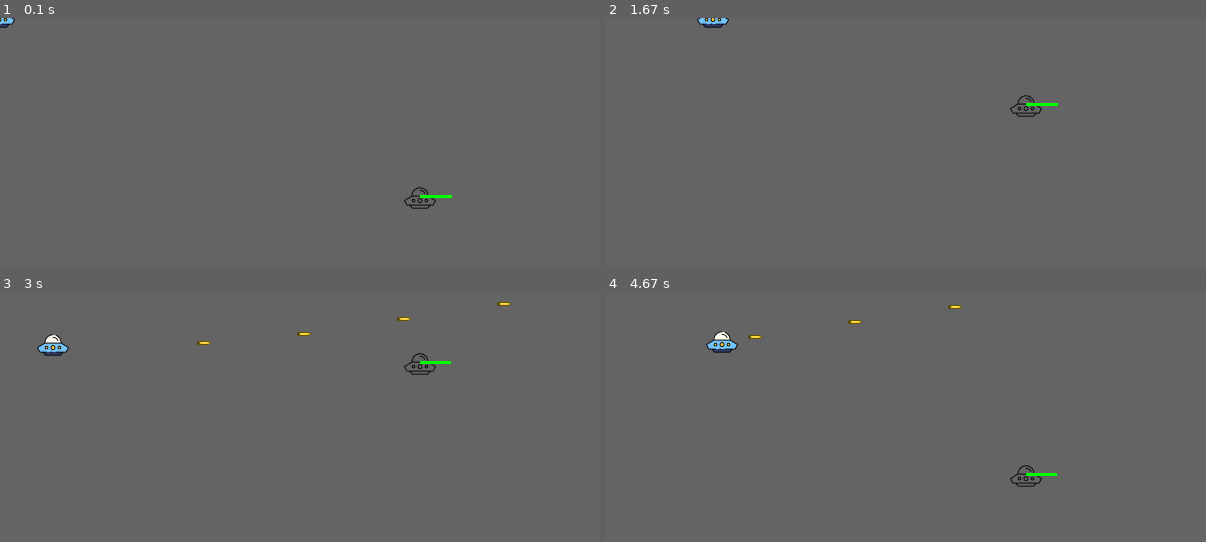
Above: before the commit, frames 1-4 (two rows, left to right).
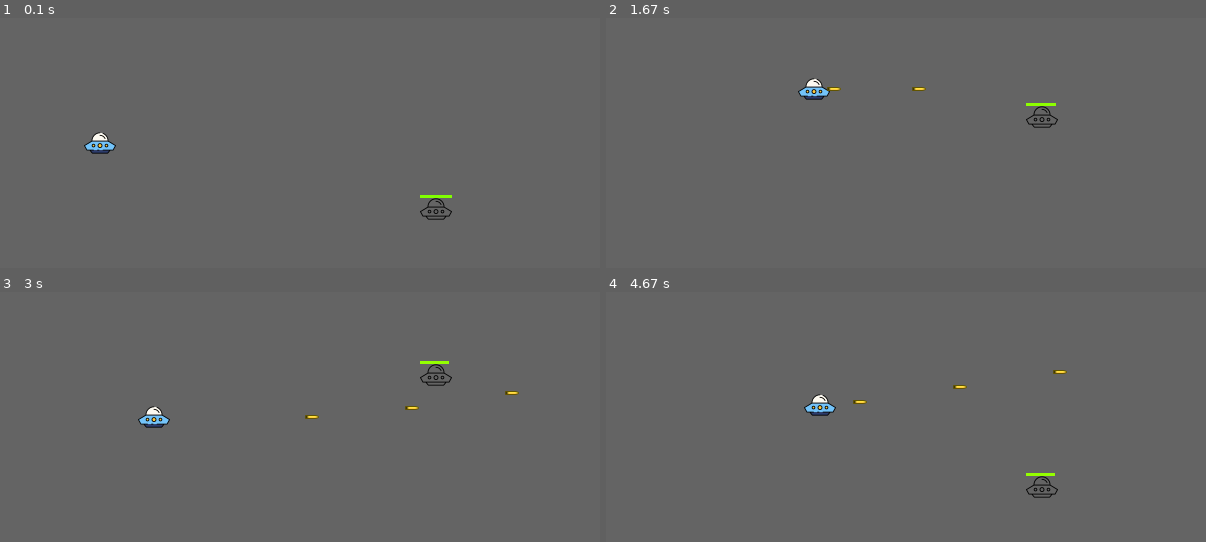
Above: after the commit, the same moments.

Repository: Harrison117/sample_pygame
Game: pygame game, started from main.py
The game is run twice, just before and just after one commit, with the same random seed, the same clock (stepped at 60 frames per second) and the same inputs.
Inputs:
- Up to frame 1 (0.1 s): no input
- Up to frame 2 (1.67 s): tap Space at 0.33, 0.73, 1.03, 1.23, 1.57 s; hold Right 0.67-1.13 s; tap  at 0.82 s; hold Up 1.17-1.47 s; tap 2 at 1.32 s; hold Right from 1.5 s (still down)
- Up to frame 3 (3 s): tap Space at 1.87, 2.07, 2.37, 2.63, 2.97 s; release Right at 1.97 s; hold Left 2-2.53 s; tap  at 2.15 s; hold Down 2.57-2.87 s; tap 2 at 2.72 s; hold Left from 2.9 s (still down)
- Up to frame 4 (4.67 s): tap Space at 3.27, 3.4, 3.8, 4.1, 4.47 s; release Left at 3.3 s; hold Up 3.33-3.7 s; tap  at 3.48 s; hold Right 3.73-4.37 s; tap 2 at 3.88 s; hold Down from 4.4 s (still down)

The runs differ from the first frame. In frame 1, 0.7% of the frame differs, in the area x 0-76%, y 0-81%; in frame 2, 0.9%; in frame 3, 1.2%, in the area x 6-87%, y 4-55%; in frame 4, 1.2%.

Commit message:
updated StatusBar

Diff:
--- a/util/builder.py
+++ b/util/builder.py
@@ -67,8 +67,8 @@
         self._entity.image = img
 
         # todo DEPRECATE x_mid/y_mid (due to minimal usage)
-        # self._entity.x_mid = self._entity.image.get_width()//2
-        # self._entity.y_mid = self._entity.image.get_height()//2
+        self._entity.x_mid = self._entity.image.get_width()//2
+        self._entity.y_mid = self._entity.image.get_height()//2
 
     def set_init_pos(self, x_pos=-1, y_pos=-1):
         """
@@ -76,14 +76,14 @@
         :param int x_pos:
         :param int y_pos:
         """
-        # if x_pos < 0 and y_pos < 0:
-        #     self._entity.x_pos = (SCREEN_WIDTH // self._entity.x_pos_off) - self._entity.x_mid
-        #     self._entity.y_pos = (SCREEN_HEIGHT // self._entity.y_pos_off) - self._entity.y_mid
-        # else:
-        #     self._entity.x_pos = x_pos
-        #     self._entity.y_pos = y_pos
-        self._entity.x_pos = x_pos
-        self._entity.y_pos = y_pos
+        if x_pos < 0 and y_pos < 0:
+            self._entity.x_pos = (SCREEN_WIDTH // self._entity.x_pos_off) - self._entity.x_mid
+            self._entity.y_pos = (SCREEN_HEIGHT // self._entity.y_pos_off) - self._entity.y_mid
+        else:
+            self._entity.x_pos = x_pos
+            self._entity.y_pos = y_pos
+        # self._entity.x_pos = x_pos
+        # self._entity.y_pos = y_pos
 
     def set_init_state(self, is_alive=True):
         """
--- a/util/director.py
+++ b/util/director.py
@@ -88,6 +88,7 @@
                                   def_sound=pygame.mixer.Sound(get_asset_path('sounds/fire1.wav')),
                                   def_weapon_type=WeaponType.BASIC, def_accel=(1, 0), def_mov_spd=10.0,
                                   def_dmg=5.0, def_atk_spd=0.2):
+        builder = BulletBuilder()
         builder.set_owner(entity)
         builder.set_weapon_type(def_weapon_type)
         builder.set_pygame_img(def_image)
--- a/util/entities.py
+++ b/util/entities.py
@@ -379,7 +379,8 @@
                     # print(enemy.get_hp())
                 bullet.kill()
 
-    def calculate_and_return_dmg(self, bullet_dmg):
+    @staticmethod
+    def calculate_and_return_dmg(bullet_dmg):
         return bullet_dmg
 
     def update_bullet_atk_spd(self, base_atk_spd, bullet_atk_spd):
@@ -426,11 +427,29 @@
             (self._owner.get_x_pos(), self._owner.get_y_pos() - self.height),
             (max(
                 min(
-                    status_value/self._owner.get_max_hp() * self._owner.get_width(),
+                    self.get_health_ratio(status_value) * self._owner.get_width(),
                     self._owner.get_width()),
                 0),
              self.height))
 
+        if self._color.r != 255:
+            self.set_color(
+                pygame.Color(
+                    255 - int(max(self.get_health_ratio(status_value)-0.5, 0) * 255),
+                    self._color.g,
+                    0)
+            )
+        else:
+            self.set_color(
+                pygame.Color(
+                    self._color.r,
+                    int(max(self.get_health_ratio(status_value)+0.5, 0) * 255),
+                    0)
+            )
+
+    def get_health_ratio(self, value):
+        return value/self._owner.get_max_hp()
+
     def get_color(self):
         return self._color
 
